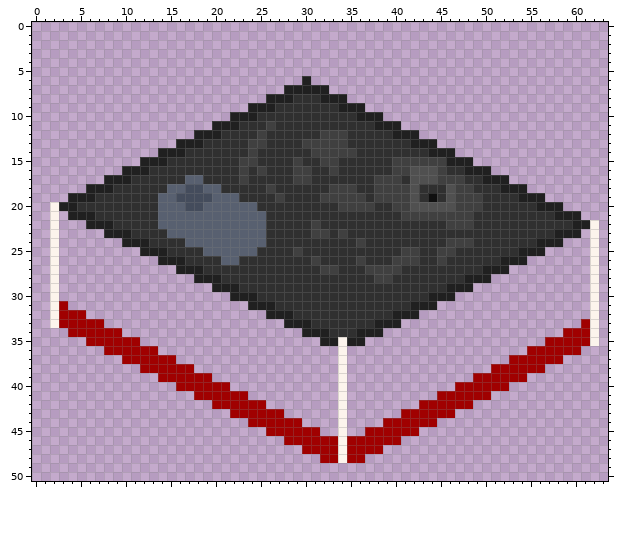
Two versions of one pixel-art sprite, industries/school/9.png. The first picture shows the starting point.
The file is 64x51 pixels.
The same view after the edit:
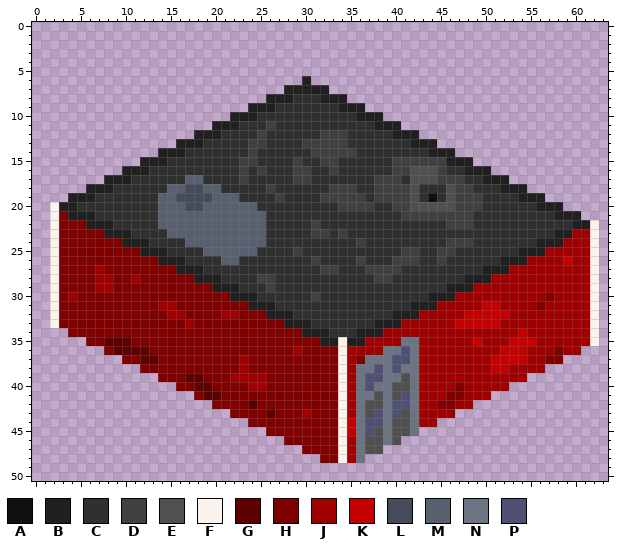
Palette (. is transparent): A #101010  B #202020  C #303030  D #404040  E #505050  F #fcf4ec  G #5c0000  H #800000  J #a00000  K #c40000  L #444c5c  M #586070  N #6c7484  P #505074
From the commit log: gj Co-authored-by: TrueGRF <truegrf@truebrain.nl>
Diff:
Changed rows in their new state; - is an unchanged pixel.
first column x 3:
21 H----------------------------------------------------------
22 HHH--------------------------------------------------------
23 HHHHH----------------------------------------------------JJ
24 HHHHHHH-------------------------------------------------JJJ
25 HHHHHHHHH---------------------------------------------JJJJJ
26 HHHHHHHHHHH-----------------------------------------JJJJKJJ
27 HHHHJHHHHHHHH-------------------------------------JJJJJJJJJ
28 HHHHJJHHJHHHHHH-------DD------------------------JJJJJJJJJJJ
29 HHHHJJHHHHHHHHHHH------D----------------------JJJJJJJJJJJJJ
30 HJHHHHHHHHHHHHHHHHH---------D---------------JJJJJJJJJJHJJJJ
31 HHHHHHHHHHHJJHHHHHHHH---------------------JJJJJKKJJJJHJJJJJ
32 HHHHHHHHHHHHJJHHHHJJHHH-----------------JJJJJKKKKKJJJJJJJJJ
33 HHHHHHHHHHHHHHJHHHHHHHHHH-------------JJJJJJKKKKKJJJJJJJJJ-
34 -HHHHHHHHHHHHHHHHHHHHHHHHHH---------JJJJJJJJJJJJJJJKJJJJ---
35 ---HHGGGHHHHHHHHHHHHHHHHHHHHH-----JJJJNNJJJJJJKJJJKKKJ-----
36 -----HGGGGHHHHHHHHHHHHHHHHJHHHH-JJJJNNPNJJJJJJJJJKKK---H---
37 -------HHGGHHHHHHHHHJHHHHHHHHHH-JHNNNPPNJJJJJJJJKKKK--HH---
38 ---------HHHHHHHHHHHJHHHHHHHHHH-JNNPNPNNJJJJJJJJKK---------
39 -----------HHHGGHHHJJJJHHHHHHHH-JNPPNNENJJJJJJ-------------
40 -------------HHGGHHHHJJHHHHHHHH-JNPNNEENJJJJH--------------
41 ---------------HGGHHHHHHHHHHHHH-JNNENEPNJJ-HH--------------
42 -----------------HHHHGHHHHHHHHH-JNEENPPN--HH---------------
43 -------------------HHHHGHHHJHHH-JNEPNPEN-------------------
44 ---------------------HHHHHHHHHH-KNPPNEEN-------------------
45 -----------------------HHHHHHHH-KNPENEEN-------------------
46 -------------------------HHHHHH--NEENE---------------------
47 ---------------------------HHHH--NEE-----------------------
48 -----------------------------HH--N-------------------------
Changed places in both pictures, as pixel boxes (x1, y1, x2, y2):
changed: (59, 211, 590, 463)
